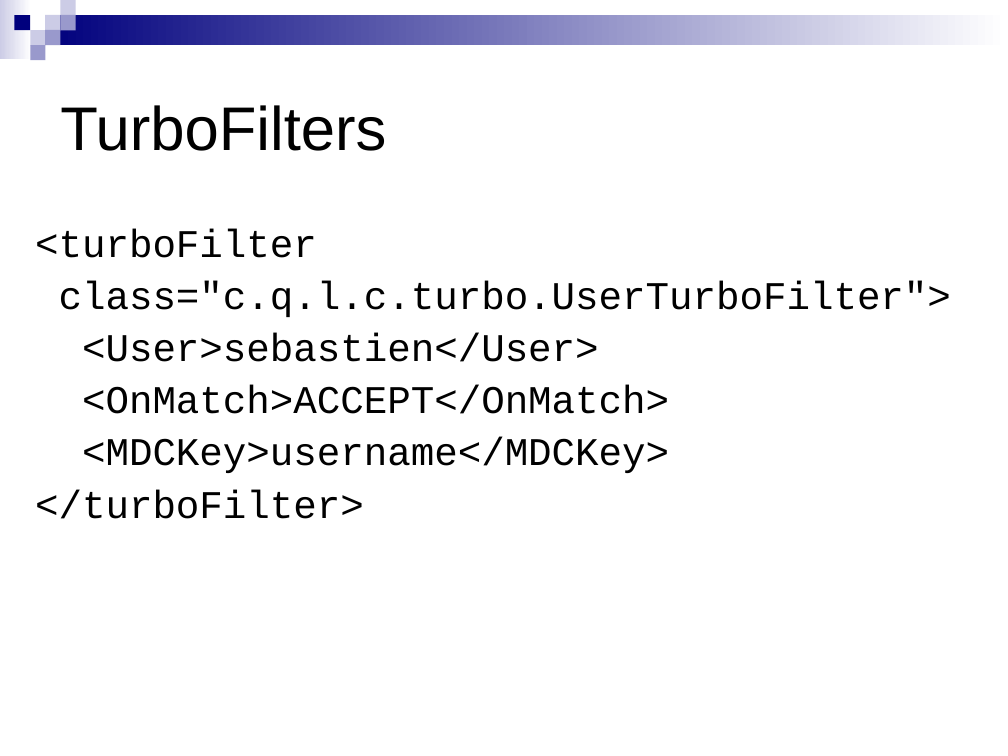
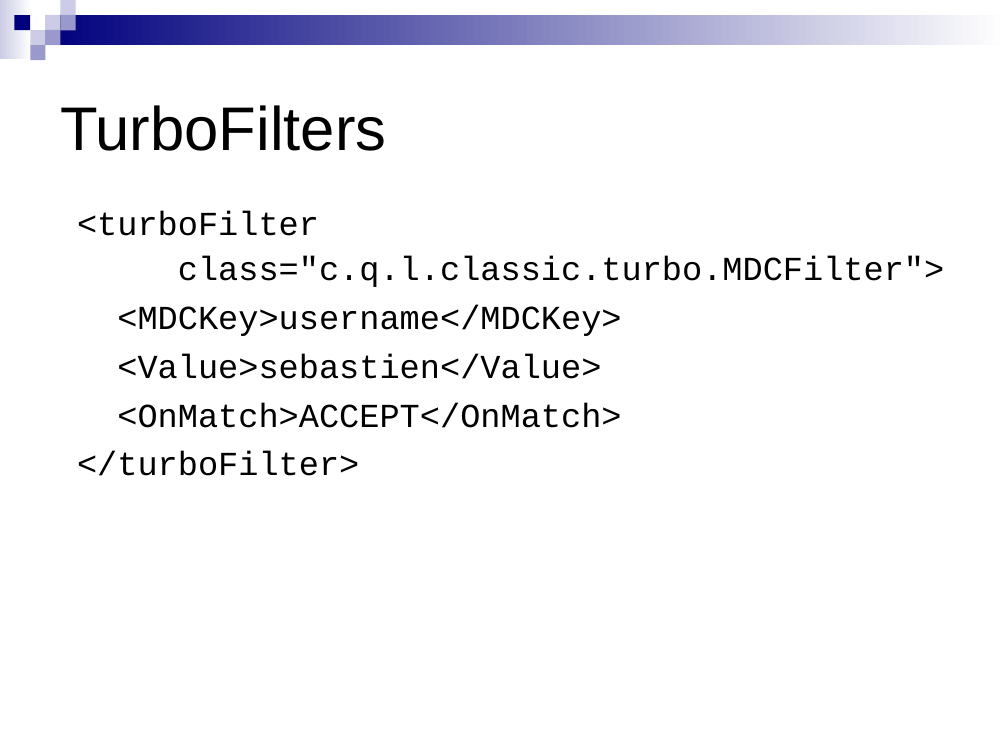
Before and after one commit to qos-ch/logback, a slide deck: slide 20 of logback-site/src/site/resources/10reasons.ppt. Drawn at 1008x756 pixels with LibreOffice and Linux fonts; fonts in the diff are those of the drawing; background and template pictures are left out. Boxes give left, top, right and bottom in pixels: in the first picture for what was removed or moved away, otherwise in the second. Text is boxed around its words. In the diff, an @@ line names an element or a change of style, - is before the commit and + after.

Commit message:
minor corrections

```diff
--- a/logback-site/src/site/resources/10reasons.ppt
+++ b/logback-site/src/site/resources/10reasons.ppt
@@ text "<turboFilter" moved from (x1=35, y1=229, x2=951, y2=519) to (x1=77, y1=211, x2=944, y2=476) @@
@@ text at (x1=77, y1=211, x2=621, y2=476): size 28 to 24 pt in "<turboFilter", "<OnMatch>ACCEPT</OnMatch>", "</turboFilter>"; less space between paragraphs; line spacing 0.9 to 1 @@
@@ text at (x1=117, y1=255, x2=944, y2=379): text changed; size 28 to 24 pt @@
-class="c.q.l.c.turbo.UserTurboFilter">
-<User>sebastien</User>
+class="c.q.l.classic.turbo.MDCFilter">
+<MDCKey>username</MDCKey>
+<Value>sebastien</Value>
@@ text at (x1=82, y1=437, x2=669, y2=473): paragraph removed @@
-<MDCKey>username</MDCKey>
```
